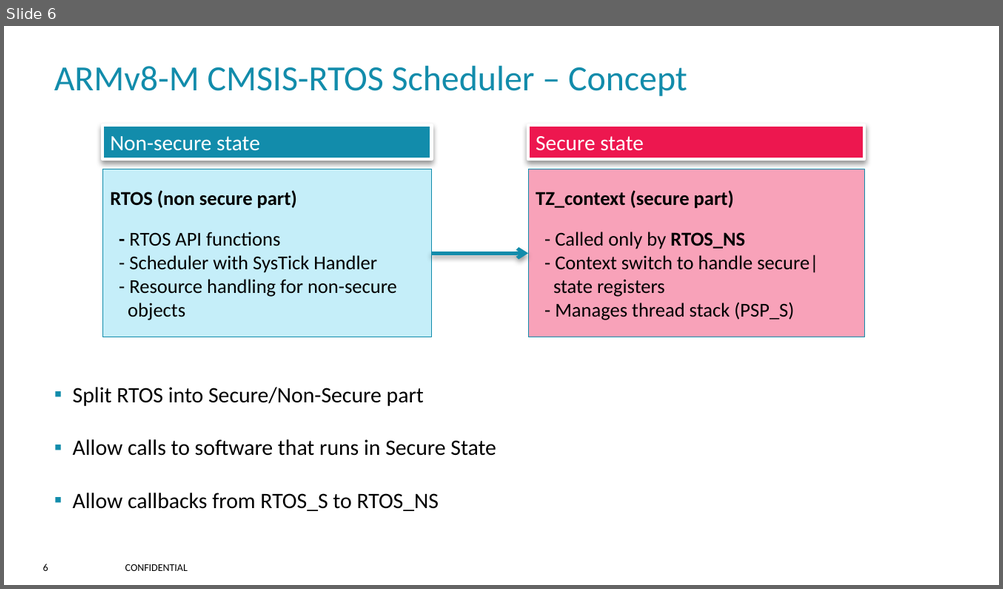
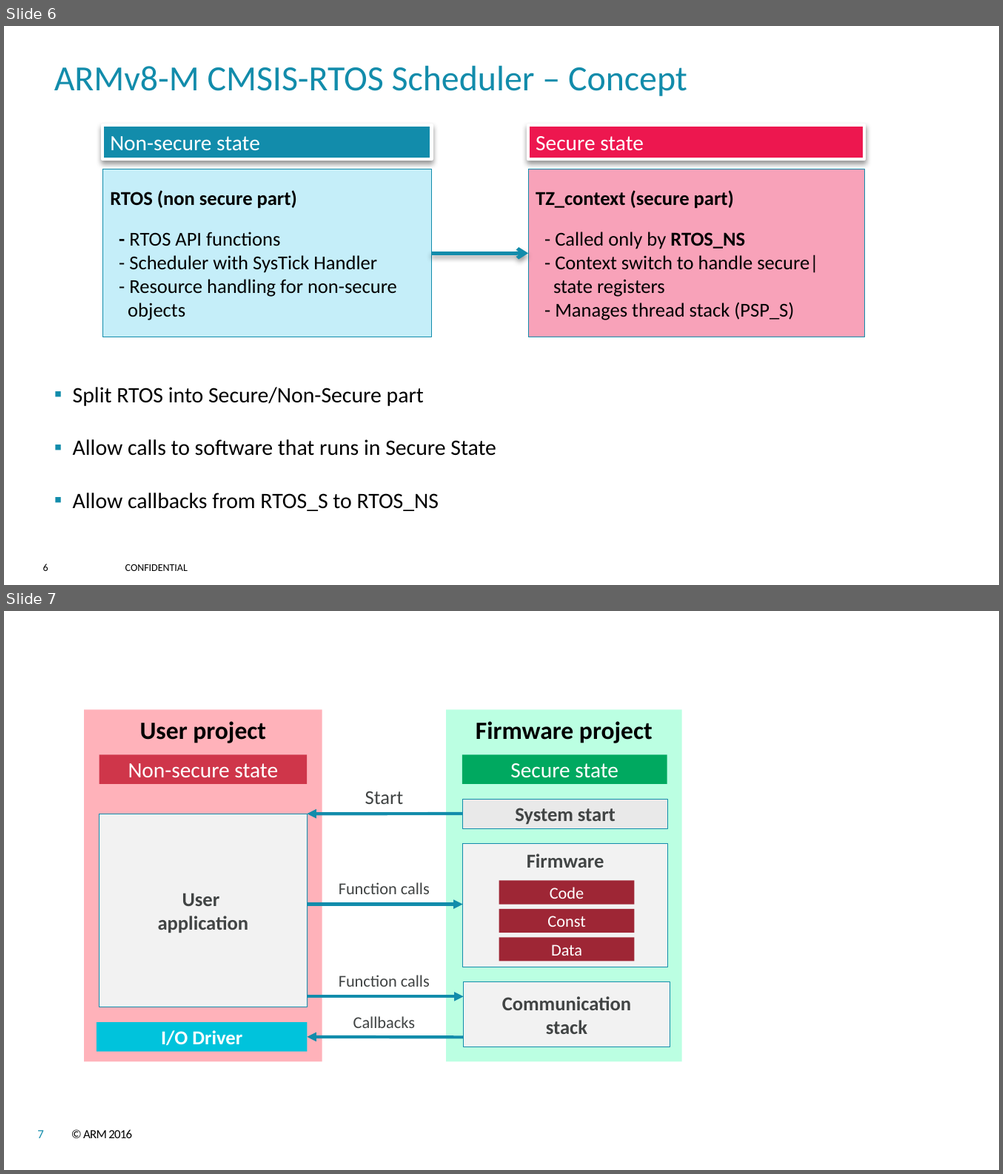
Before and after one commit to JonatanAntoni/CMSIS_6, a slide deck: doxygen/core_m/src/images/ARMv8-M_images.pptx. Shown one above the other, each under a label of ours: slide 6 before the commit, slides 6 and 7 after it. The pictures are 1003x589 and 1003x1174 pixels, drawn with LibreOffice and Linux fonts; fonts in the diff are those of the drawing; background and template pictures are left out. Boxes give left, top, right and bottom in pixels: in the first picture for what was removed or moved away, otherwise in the second. Text is boxed around its words. In the diff, an @@ line names an element or a change of style, - is before the commit and + after.

```diff
--- a/doxygen/core_m/src/images/ARMv8-M_images.pptx
+++ b/doxygen/core_m/src/images/ARMv8-M_images.pptx
@@ slide 7 added at box(4, 611, 999, 1170), background #FFFFFF @@
@@ rectangle added at box(84, 709, 322, 1062), fill #FFB2BA, 24 pt, text #000000, bold @@
+User project
@@ rectangle added at box(446, 709, 681, 1062), fill #BBFFE2, 24 pt, text #000000, bold @@
+Firmware project
@@ rectangle added at box(99, 755, 307, 784), fill #CF364A, 21 pt, text #FFFFFF @@
+Non-secure state
@@ rectangle added at box(462, 755, 667, 784), fill #00A960, 21 pt, text #FFFFFF @@
+Secure state
@@ text added at box(365, 792, 404, 804), 19 pt, text #414444 @@
+Start
@@ rectangle added at box(463, 799, 668, 828), fill #E9E9E9, outline #128CAB 0.5 pt, 19 pt, text #414444, bold @@
+System start
@@ rectangle added at box(99, 814, 307, 1008), fill #F2F2F2, outline #128CAB 0.5 pt, 19 pt, text #414444, bold @@
+User
+application
@@ arrow added from (463, 814) to (307, 814), #128CAB 3 pt @@
@@ rectangle added at box(463, 844, 668, 968), fill #F2F2F2, outline #128CAB 0.5 pt, 19 pt, text #414444, bold @@
+Firmware
@@ text added at box(338, 883, 430, 894), 16 pt, text #414444 @@
+Function calls
@@ rectangle added at box(498, 881, 634, 905), fill #9E2635, 16 pt, text #FFFFFF @@
+Code
@@ arrow added from (307, 904) to (463, 904), #128CAB 3 pt @@
@@ rectangle added at box(498, 909, 634, 934), fill #9E2635, 16 pt, text #FFFFFF @@
+Const
@@ rectangle added at box(498, 938, 634, 962), fill #9E2635, 16 pt, text #FFFFFF @@
+Data
@@ text added at box(338, 975, 430, 987), 16 pt, text #414444 @@
+Function calls
@@ rectangle added at box(464, 982, 669, 1048), fill #F2F2F2, outline #128CAB 0.5 pt, 19 pt, text #414444, bold @@
+Communication
+stack
@@ arrow added from (307, 997) to (464, 997), #128CAB 3 pt @@
@@ rectangle added at box(96, 1023, 307, 1052), fill #00C3DC, 19 pt, text #FFFFFF, bold @@
+I/O Driver
@@ text added at box(353, 1017, 415, 1028), 16 pt, text #414444 @@
+Callbacks
@@ arrow added from (464, 1038) to (307, 1037), #128CAB 3 pt @@
@@ page number added at box(37, 1130, 43, 1139), 12 pt, text #128CAB @@
+7
@@ text added at box(83, 1130, 132, 1139), 12 pt, text #000000 @@
+© ARM 2016
```
Also in this commit, not shown: 5 other slides added, 6 other files.
